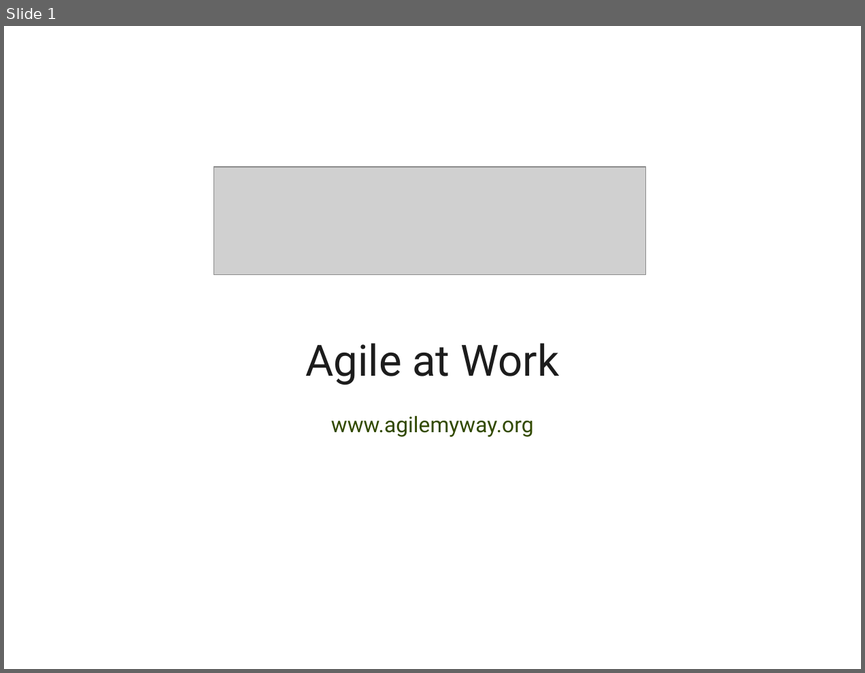
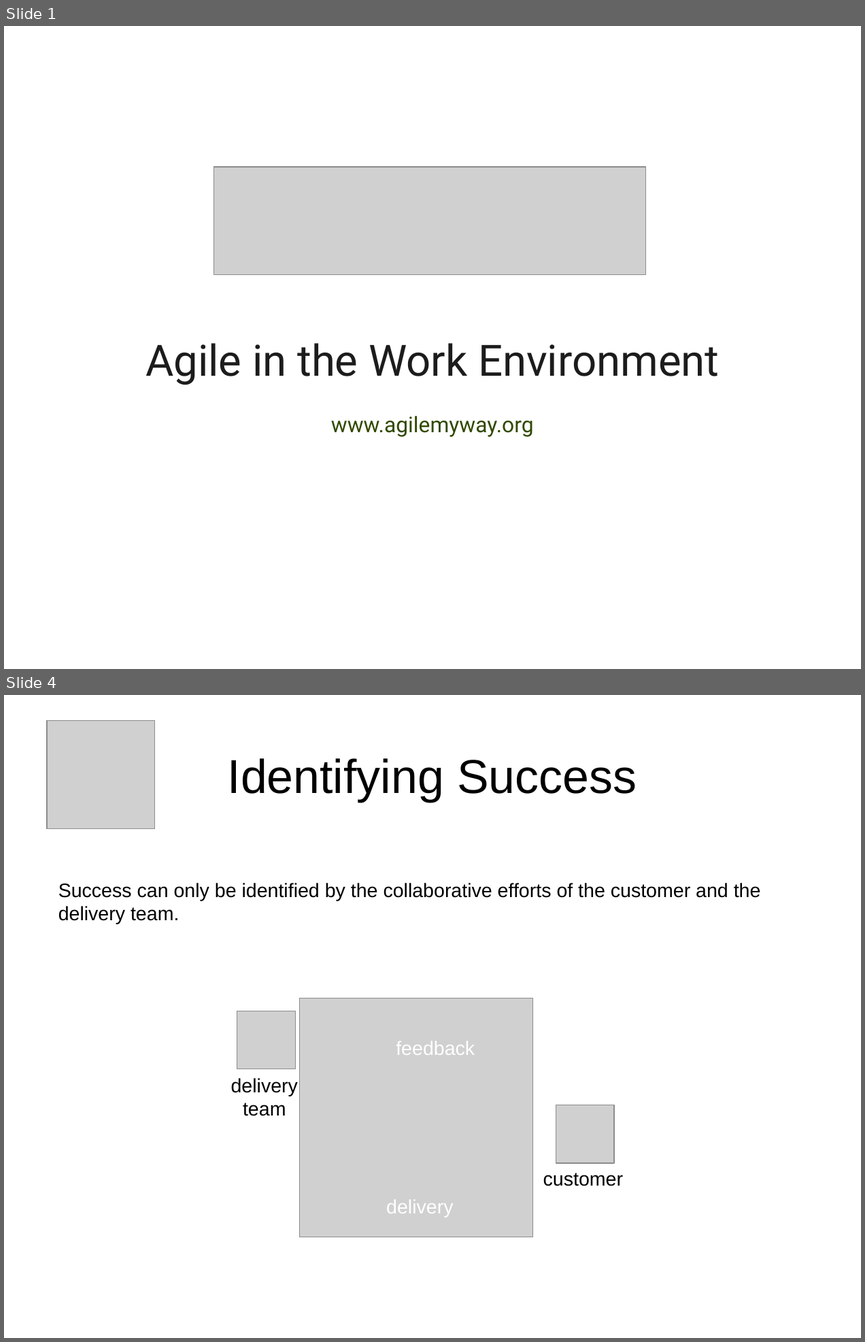
Before and after one commit to dsietz/agile-my-way, a slide deck: doc/Agile at Work.odp. Shown one above the other, each under a label of ours: slide 1 before the commit, slides 1 and 4 after it; the slides between them are not shown. The pictures are 865x673 and 865x1342 pixels, drawn with LibreOffice and Linux fonts; fonts in the diff are those of the drawing; grey boxes stand for pictures. Boxes give left, top, right and bottom in pixels: in the first picture for what was removed or moved away, otherwise in the second. Text is boxed around its words. In the diff, an @@ line names an element or a change of style, - is before the commit and + after.

Commit message:
added the Agile at Work presentation

```diff
--- a/doc/Agile at Work.odp
+++ b/doc/Agile at Work.odp
@@ slide 4 added at box(4, 695, 861, 1338), background #FFFFFF @@
@@ picture added at box(47, 721, 155, 829) @@
@@ title added at box(228, 758, 636, 802), 44 pt, text #000000 @@
+Identifying Success
@@ text added at box(58, 883, 761, 924), 18 pt, text #000000 @@
+Success can only be identified by the collaborative efforts of the customer and the delivery team.
@@ picture added at box(299, 998, 532, 1237) @@
@@ picture added at box(237, 1011, 296, 1069) @@
@@ text added at box(396, 1041, 475, 1055), 18 pt, text #FFFFFF @@
+feedback
@@ text added at box(231, 1078, 298, 1116), 18 pt, text #000000 @@
+delivery team
@@ picture added at box(556, 1105, 615, 1163) @@
@@ text added at box(543, 1172, 623, 1186), 18 pt, text #000000 @@
+customer
@@ text added at box(386, 1200, 453, 1217), 18 pt, text #FFFFFF @@
+delivery
@@ slide 1 changed as well @@
@@ text at box(145, 343, 719, 385): text changed @@
-Agile at Work
+Agile in the Work Environment
```
Also in this commit, not shown: 1 other slide changed, 37 other slides added, 1 slide removed, 2 other files.
